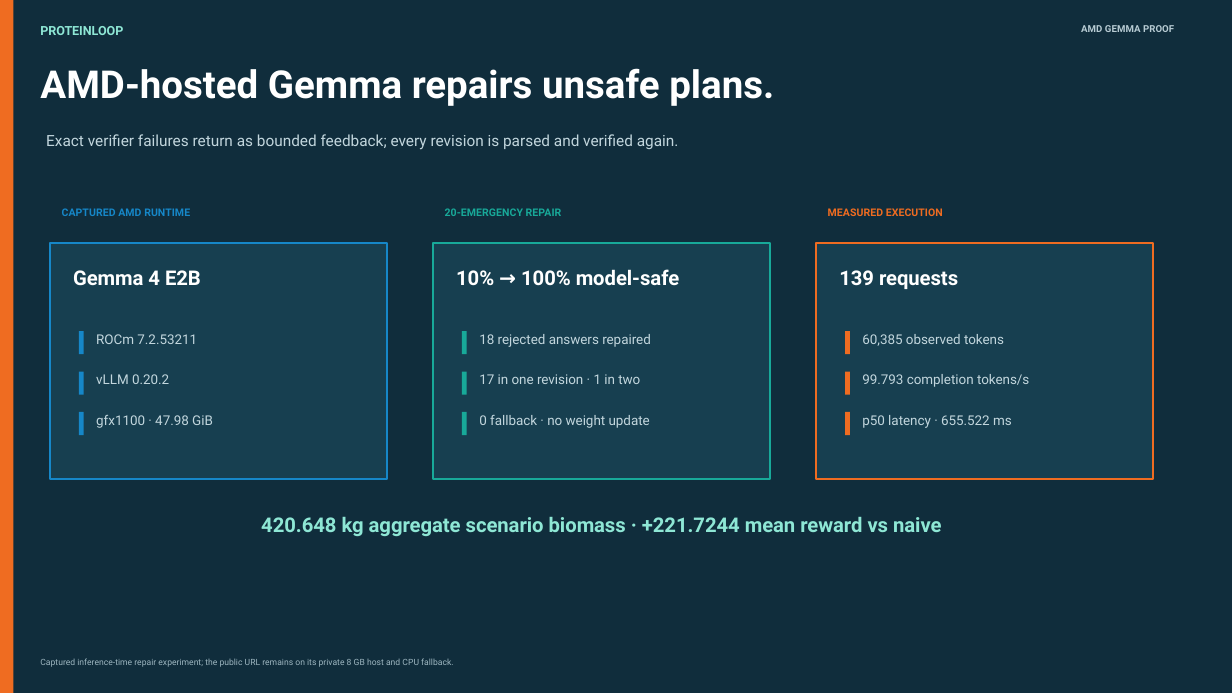
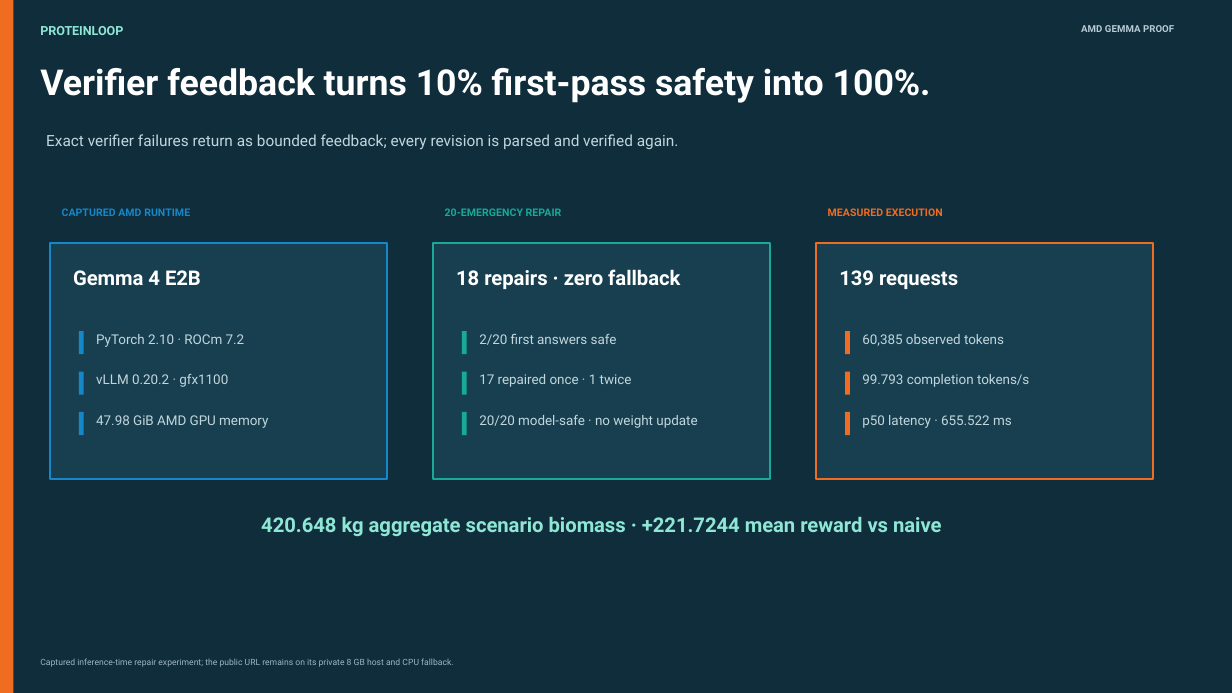
Before and after one commit to Anarpego/ProteinLoop, a slide deck: slide 9 of submission/proteinloop-hackathon-deck.pptx. Drawn at 1232x693 pixels with LibreOffice and Linux fonts; fonts in the diff are those of the drawing. Boxes give left, top, right and bottom in pixels: in the first picture for what was removed or moved away, otherwise in the second. Text is boxed around its words. In the diff, an @@ line names an element or a change of style, - is before the commit and + after.

```diff
--- a/submission/proteinloop-hackathon-deck.pptx
+++ b/submission/proteinloop-hackathon-deck.pptx
@@ text at (40,68,931,103): text changed; size 30 to 27.8 pt @@
-AMD-hosted Gemma repairs unsafe plans.
+Verifier feedback turns 10% first-pass safety into 100%.
@@ text at (456,269,680,289): text changed @@
-10% → 100% model-safe
+18 repairs · zero fallback
@@ text at (96,334,245,347): text changed @@
-ROCm 7.2.53211
+PyTorch 2.10 · ROCm 7.2
@@ text at (479,334,617,345): text changed @@
-18 rejected answers repaired
+2/20 first answers safe
@@ text at (96,374,228,387): text changed @@
-vLLM 0.20.2
+vLLM 0.20.2 · gfx1100
@@ text at (479,374,632,387): text changed @@
-17 in one revision · 1 in two
+17 repaired once · 1 twice
@@ text at (96,415,268,428): text changed @@
-gfx1100 · 47.98 GiB
+47.98 GiB AMD GPU memory
@@ text at (479,415,697,428): text changed @@
-0 fallback · no weight update
+20/20 model-safe · no weight update
```
Also in this commit, not shown: 1 other slide changed, 13 other files.
